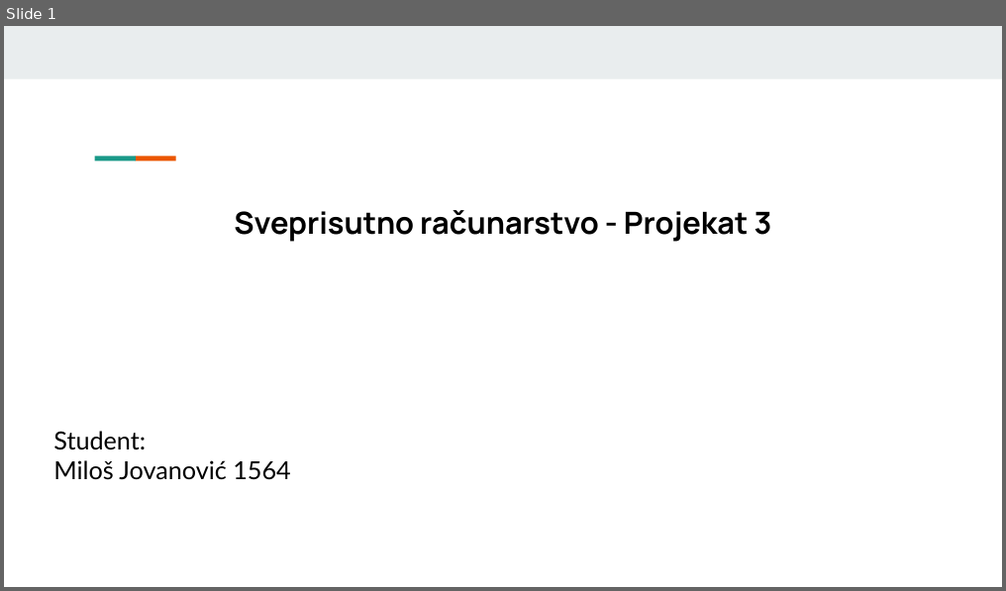
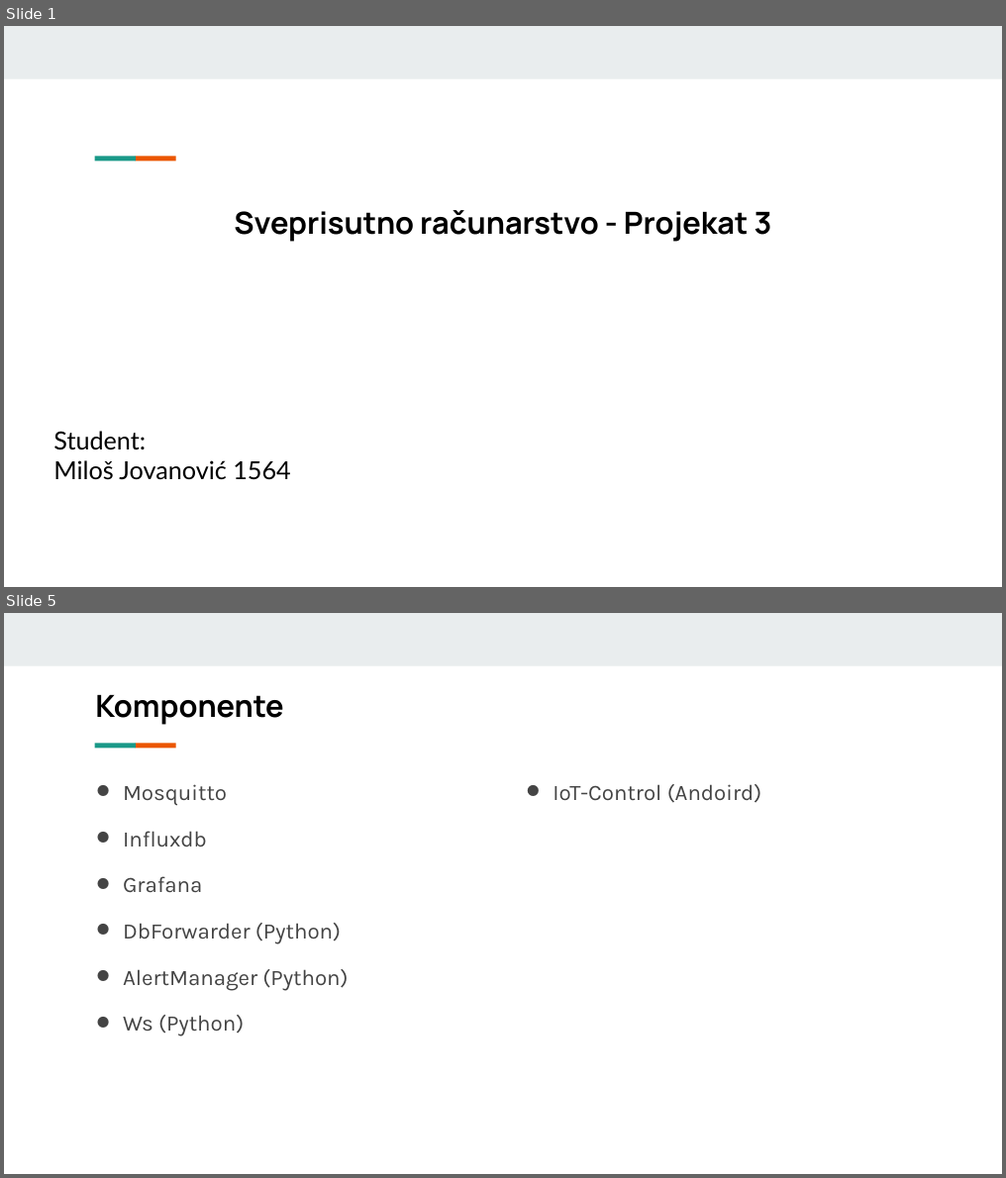
Before and after one commit to mjovanovic9999/uc, a slide deck: III/prezentacija3.odp. Shown one above the other, each under a label of ours: slide 1 before the commit, slides 1 and 5 after it; the slides between them are not shown. The pictures are 1006x591 and 1006x1178 pixels, drawn with LibreOffice and Linux fonts; fonts in the diff are those of the drawing. Boxes give left, top, right and bottom in pixels: in the first picture for what was removed or moved away, otherwise in the second. Text is boxed around its words. In the diff, an @@ line names an element or a change of style, - is before the commit and + after.

```diff
--- a/III/prezentacija3.odp
+++ b/III/prezentacija3.odp
@@ slide 5 added at (4, 613, 1002, 1174), background #FFFFFF; not listed: 3 template elements that a slide beside it also shows @@
@@ title added at (95, 694, 283, 725), 22 pt, text #000000, bold @@
+Komponente
@@ text added at (123, 784, 348, 1037), 16 pt, text #444444 @@
+ Mosquitto
+ Influxdb
+ Grafana
+ DbForwarder (Python)
+ AlertManager (Python)
+ Ws (Python)
@@ text added at (552, 784, 762, 803), 16 pt, text #444444 @@
+ IoT-Control (Andoird)
```
Also in this commit, not shown: 6 other slides added, 13 other files.
